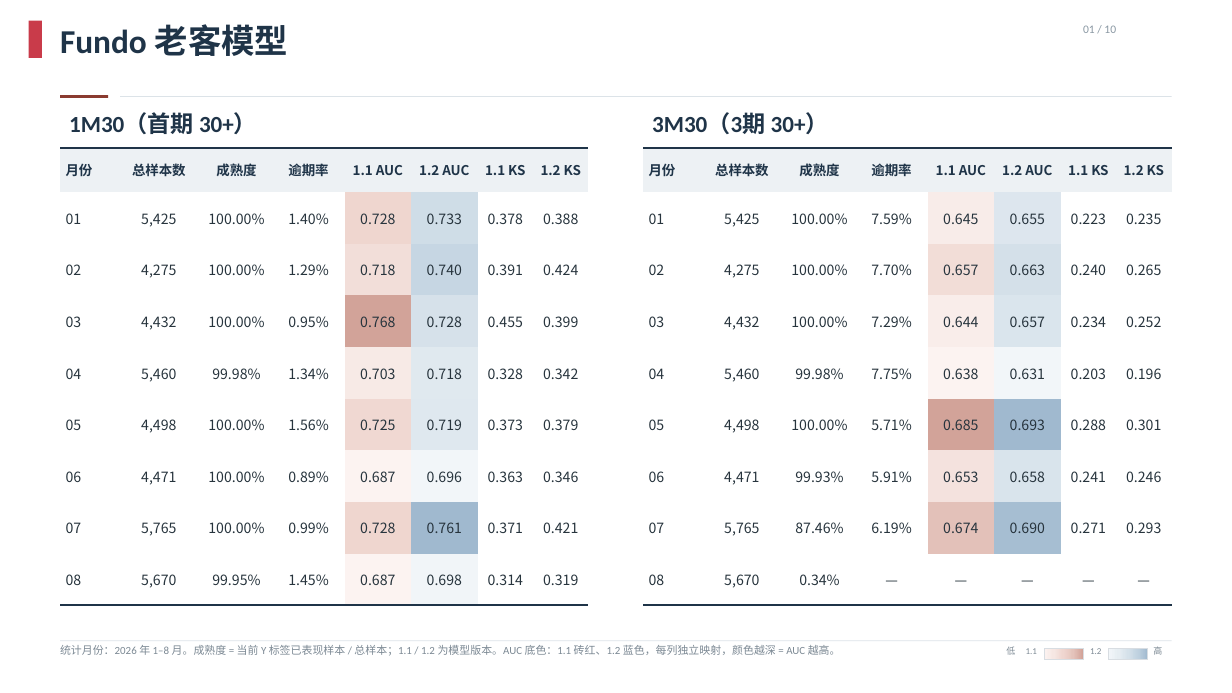
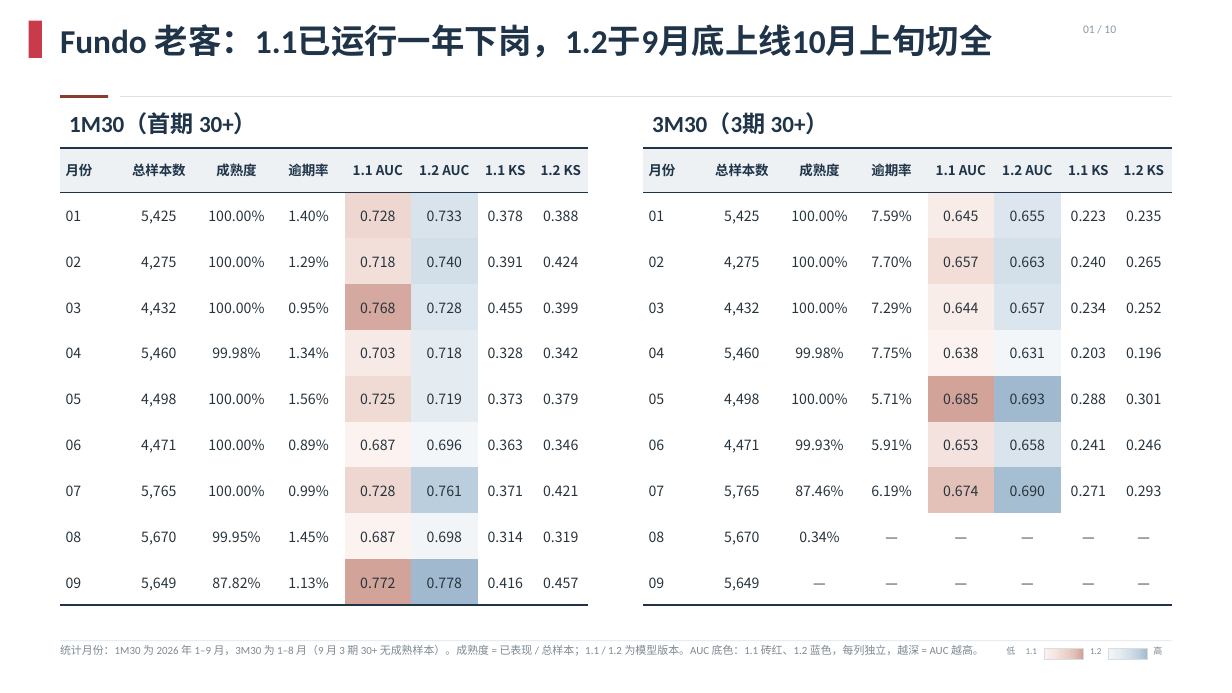
Before and after one commit to EliamZhang/Nov-MBR, a slide deck: slide 2 of model part_优化版_v2.pptx. Drawn at 1232x693 pixels with LibreOffice and Linux fonts; fonts in the diff are those of the drawing; background and template pictures are left out. Boxes give left, top, right and bottom in pixels: in the first picture for what was removed or moved away, otherwise in the second. Text is boxed around its words. In the diff, an @@ line names an element or a change of style, - is before the commit and + after.

Commit message:
Add 2026-09 row to Fundo existing-customer tables
1M30 gains September (5,649 loans, 87.82% matured, AUC 0.772/0.778);
the AUC heat columns are re-normalised around the new maximum. 3M30 keeps
a dash row so both tables stay the same height, and the footnote now states
each table's coverage window.

```diff
--- a/model part_优化版_v2.pptx
+++ b/model part_优化版_v2.pptx
@@ text at [60, 24, 993, 58]: text changed @@
-Fundo 老客模型
+Fundo 老客：1.1已运行一年下岗，1.2于9月底上线10月上旬切全
@@ table at [60, 148, 589, 605] @@
+row 10: 09 | 5,649 | 87.82% | 1.13% | 0.772 | 0.778 | 0.416 | 0.457
@@ table at [643, 148, 1172, 605] @@
+row 10: 09 | 5,649 | — | — | — | — | — | —
@@ text at [60, 645, 984, 656]: text changed @@
-统计月份：2026 年 1–8 月。成熟度 = 当前 Y 标签已表现样本 / 总样本；1.1 / 1.2 为模型版本。AUC 底色：1.1 砖红、1.2 蓝色，每列独立映射，颜色越深 = AUC 越高。
+统计月份：1M30 为 2026 年 1–9 月，3M30 为 1–8 月（9 月 3 期 30+ 无成熟样本）。成熟度 = 已表现 / 总样本；1.1 / 1.2 为模型版本。AUC 底色：1.1 砖红、1.2 蓝色，每列独立，越深 = AUC 越高。
```
Also in this commit, not shown: 5 other slides changed.
